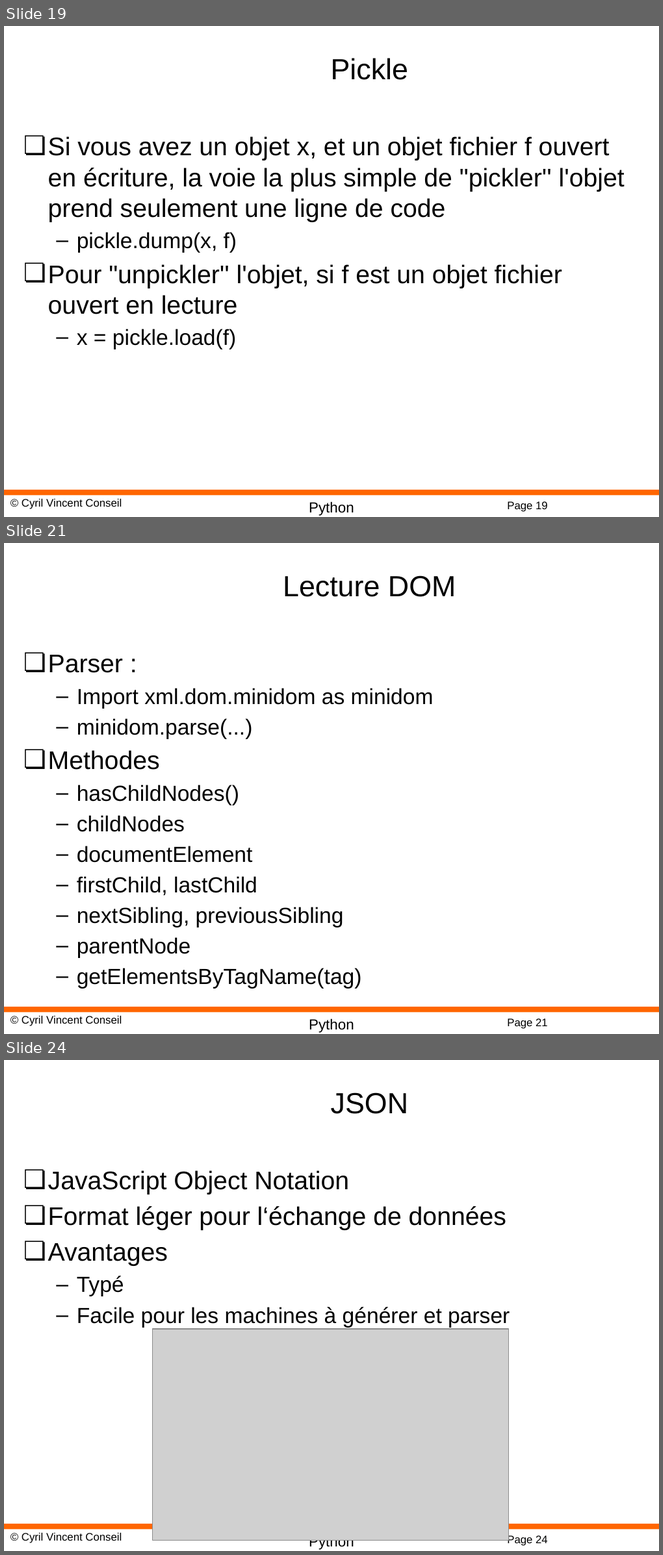
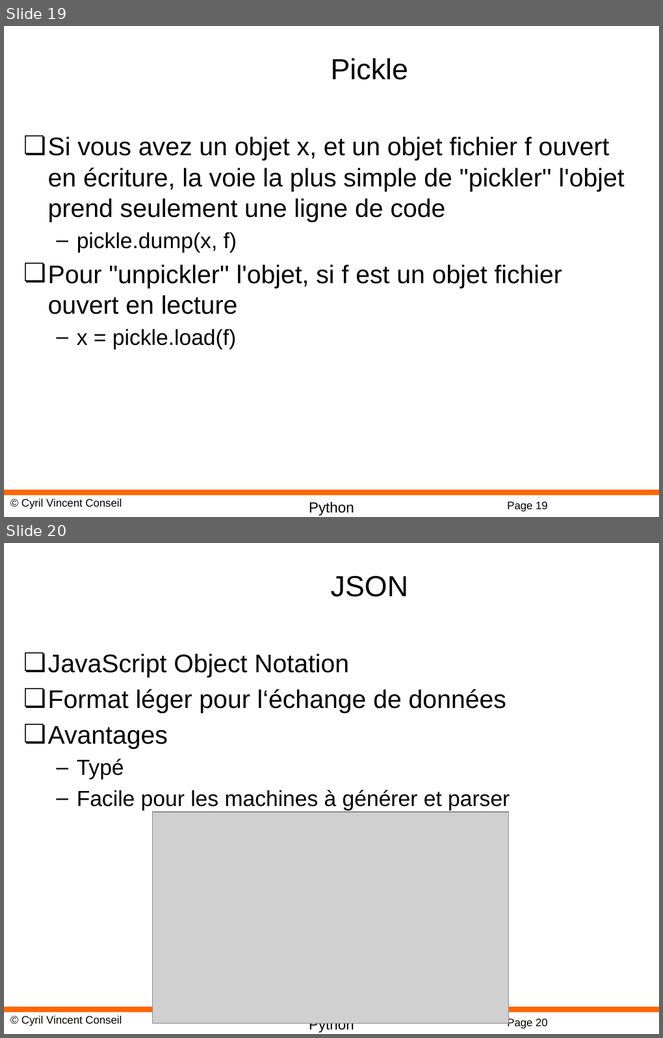
Before and after one commit to cyrilvincent/python, a slide deck: ppt/Python11-Sys.pptx. Shown one above the other, each under a label of ours: slides 19, 21 and 24 before the commit, slides 19 and 20 after it; the slides between them are not shown. The pictures are 663x1555 and 663x1038 pixels, drawn with LibreOffice and Linux fonts; fonts in the diff are those of the drawing; grey boxes stand for pictures; background and template pictures are left out. Boxes give left, top, right and bottom in pixels: in the first picture for what was removed or moved away, otherwise in the second. Text is boxed around its words. In the diff, an @@ line names an element or a change of style, - is before the commit and + after.

```diff
--- a/ppt/Python11-Sys.pptx
+++ b/ppt/Python11-Sys.pptx
@@ slide 21 removed at (4, 543, 659, 1034), background #FFFFFF; not listed: 4 template elements that a slide beside it also shows @@
@@ title removed at (283, 575, 456, 597) @@
-Lecture DOM
@@ text removed at (48, 655, 434, 989) @@
-❏ Parser :
-  – Import xml.dom.minidom as minidom
-  – minidom.parse(...)
-❏ Methodes
-  – hasChildNodes()
-  – childNodes
-  – documentElement
-  – firstChild, lastChild
-  – nextSibling, previousSibling
-  – parentNode
-  – getElementsByTagName(tag)
@@ what was slide 24 is now slide 20 @@
@@ page number at (507, 1017, 548, 1029): text changed @@
-Page 24
+Page 20
```
Also in this commit, not shown: 3 other slides removed, 3 other files.
